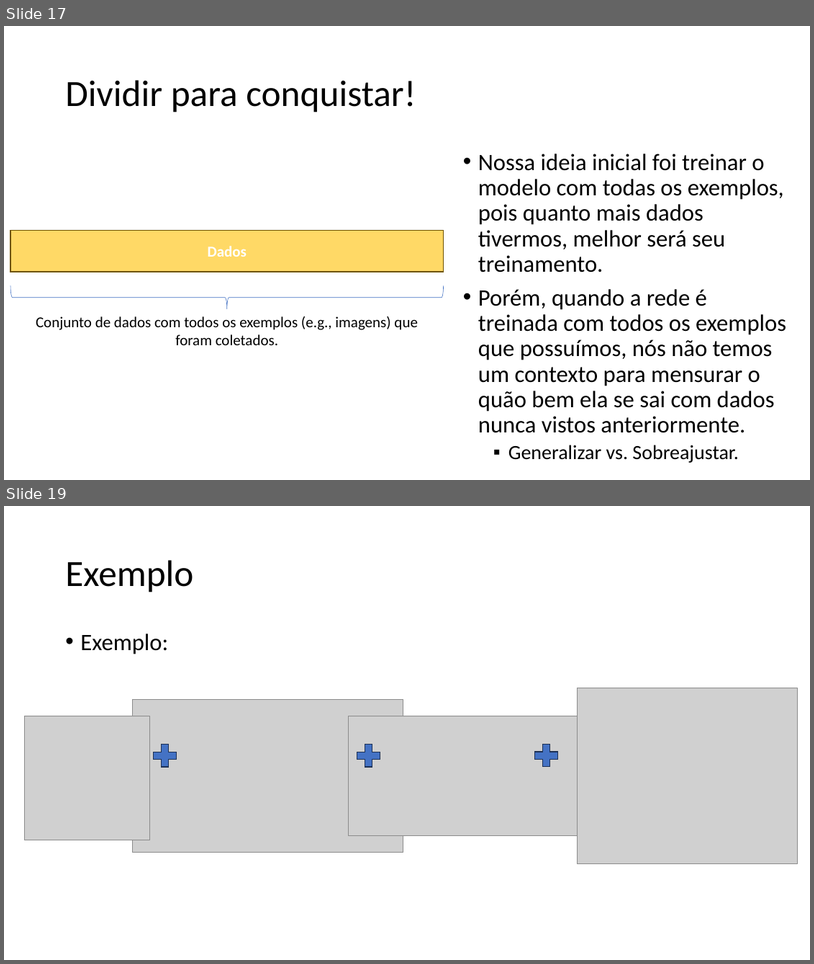
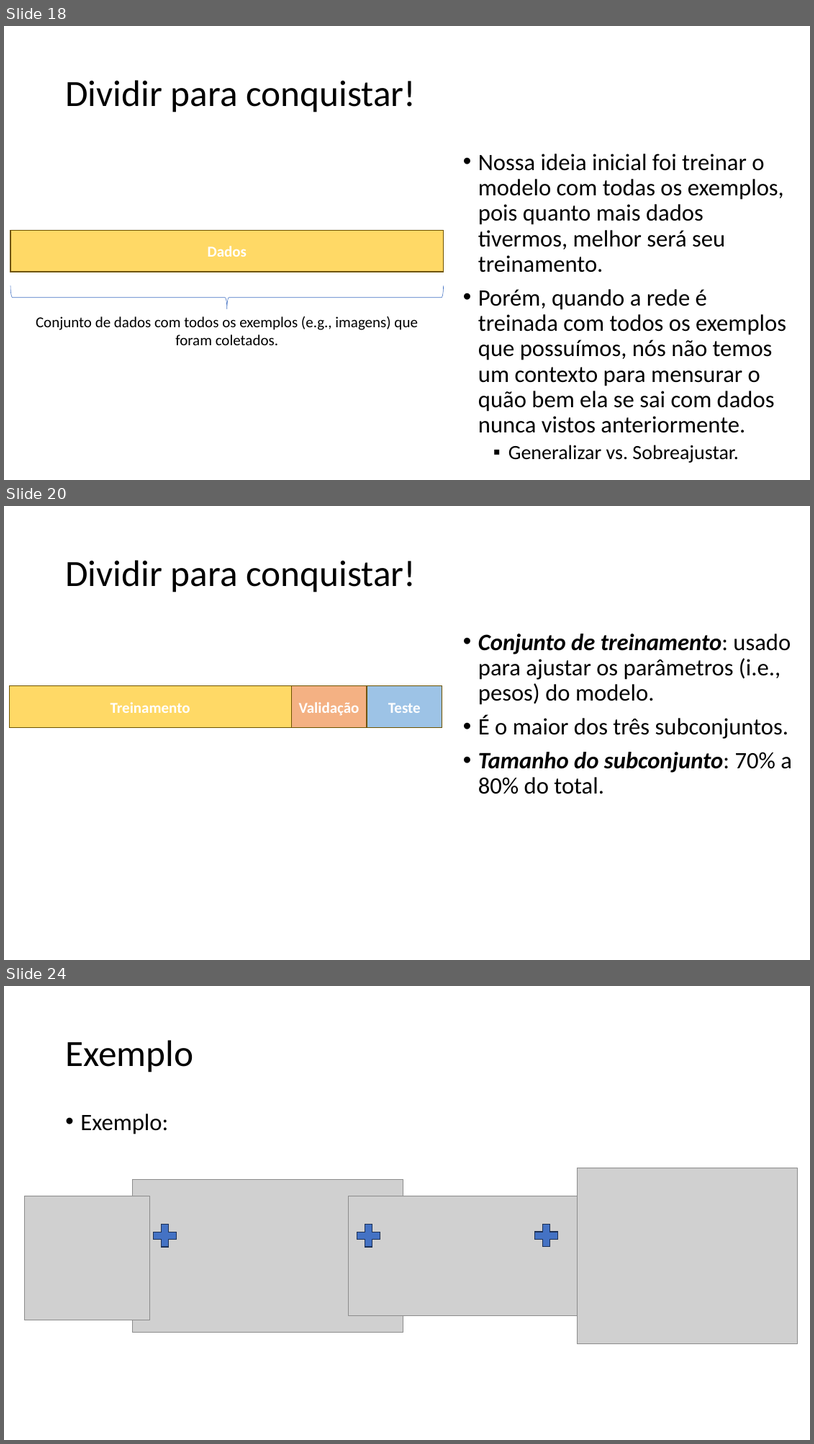
Before and after one commit to zz4fap/tp557-iot-ml, a slide deck: slides/TP557_10_Datasets.pptx. Shown one above the other, each under a label of ours: slides 17 and 19 before the commit, slides 18, 20 and 24 after it; the slides between them are not shown. The pictures are 814x964 and 814x1444 pixels, drawn with LibreOffice and Linux fonts; fonts in the diff are those of the drawing; grey boxes stand for pictures. Boxes give left, top, right and bottom in pixels: in the first picture for what was removed or moved away, otherwise in the second. Text is boxed around its words. In the diff, an @@ line names an element or a change of style, - is before the commit and + after.

```diff
--- a/slides/TP557_10_Datasets.pptx
+++ b/slides/TP557_10_Datasets.pptx
@@ slide 20 added at <box>4,506,810,960</box>, background #FFFFFF @@
@@ title added at <box>65,560,416,592</box>, 44 pt, text #000000 @@
+Dividir para conquistar!
@@ text added at <box>478,633,792,794</box>, 28 pt, text #000000 @@
+• Conjunto de treinamento: usado para ajustar os parâmetros (i.e., pesos) do modelo.
+• É o maior dos três subconjuntos.
+• Tamanho do subconjunto: 70% a 80% do total.
@@ rectangle added at <box>10,686,292,728</box>, fill #FFD966, outline #705400 1 pt, 18 pt, text #FFFFFF, bold @@
+Treinamento
@@ rectangle added at <box>291,686,367,728</box>, fill #F4B183, outline #705400 1 pt, 18 pt, text #FFFFFF, bold @@
+Validação
@@ rectangle added at <box>367,686,442,728</box>, fill #9DC3E6, outline #705400 1 pt, 18 pt, text #FFFFFF, bold @@
+Teste
@@ what was slide 17 is now slide 18 @@
@@ what was slide 19 is now slide 24 @@
```
Also in this commit, not shown: 2 slides changed, 5 other slides added, 1 slide removed.
